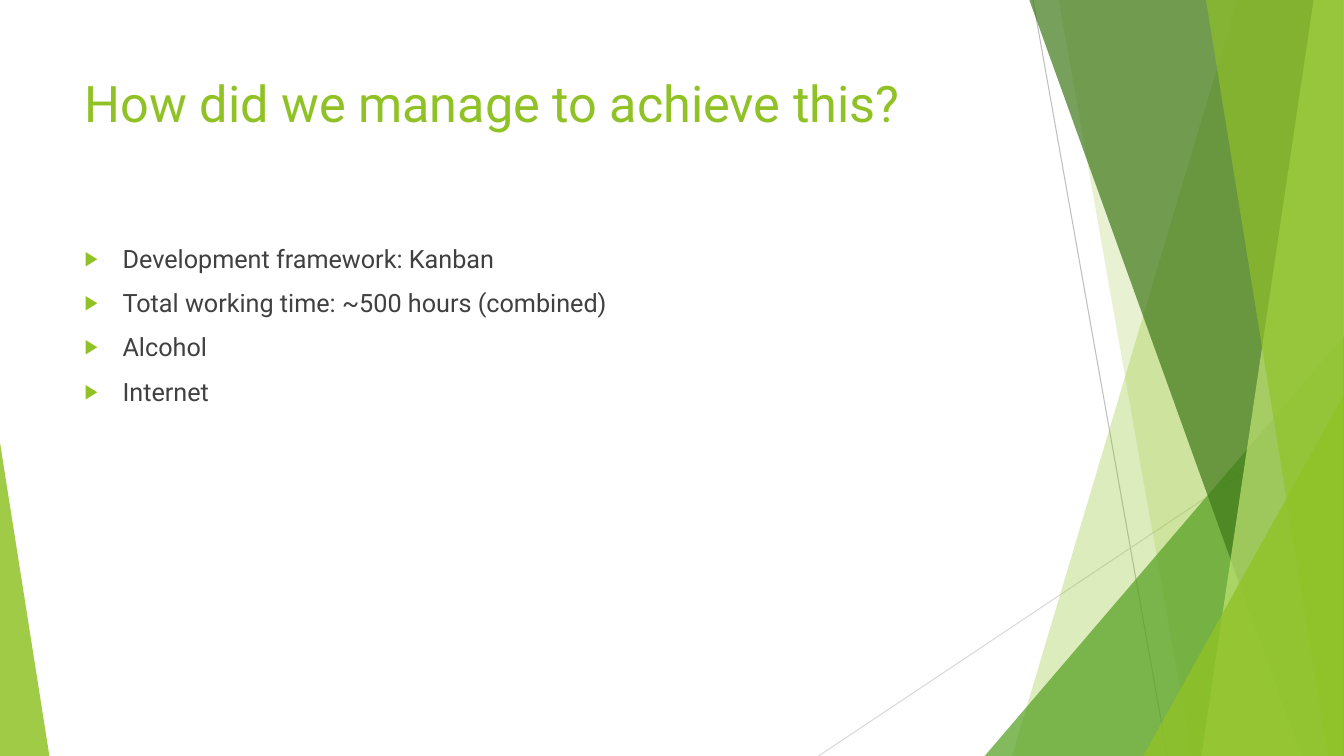
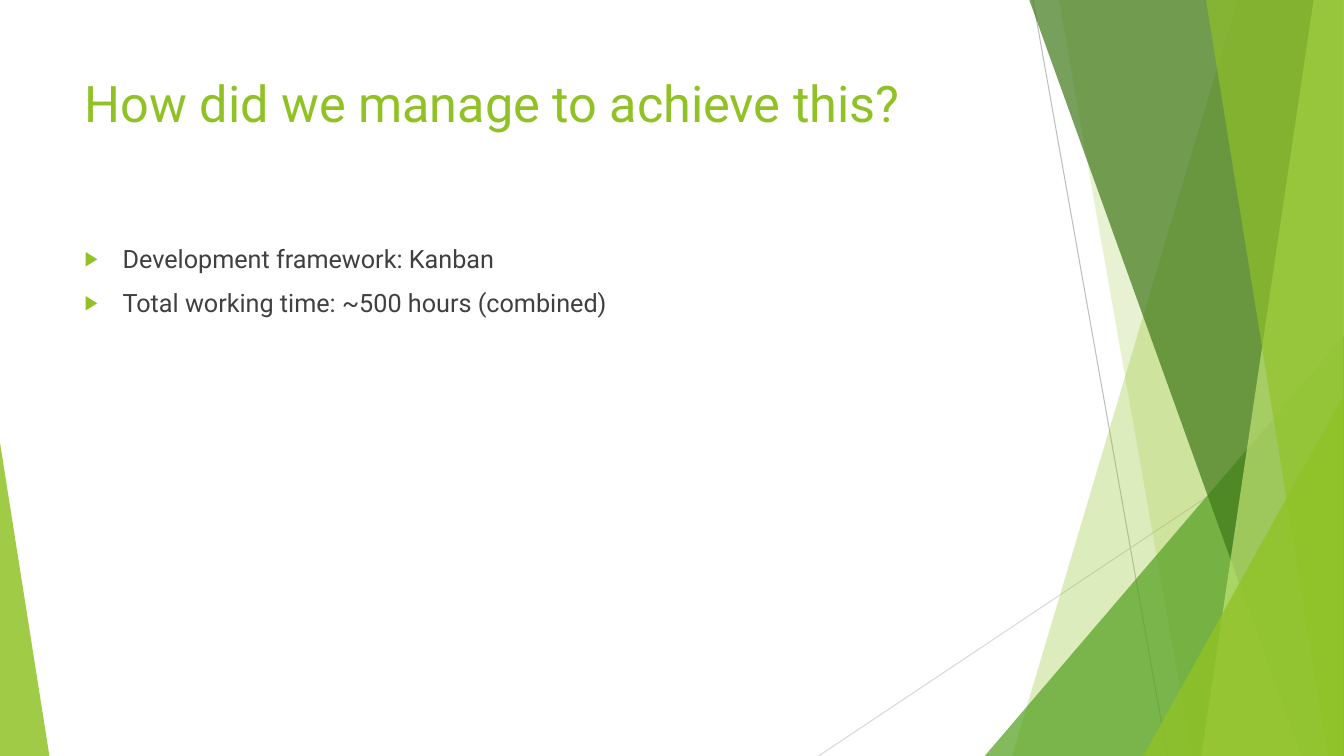
Before and after one commit to RaidenRabit/WASP, a slide deck: slide 11 of Presentation.pptx. Drawn at 1344x756 pixels with LibreOffice and Linux fonts; fonts in the diff are those of the drawing. Boxes give left, top, right and bottom in pixels: in the first picture for what was removed or moved away, otherwise in the second. Text is boxed around its words. In the diff, an @@ line names an element or a change of style, - is before the commit and + after.

Commit message:
Presentation v0.2

```diff
--- a/Presentation.pptx
+++ b/Presentation.pptx
@@ text at (123,337,209,402): paragraphs removed @@
-▶ Alcohol
-▶ Internet
```
Also in this commit, not shown: 1 slide added, 2 other files.
